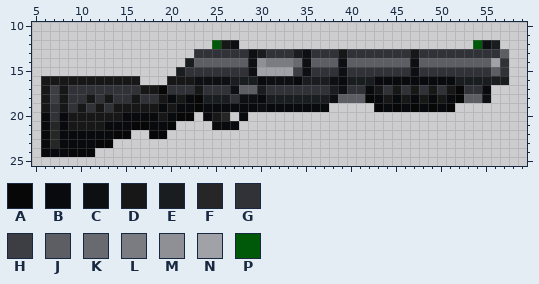
Pixel-art sprite, stored at Resources/Textures/_Sunrise/Objects/Weapons/Guns/Shotguns/paladin-12/big.rsi/icon.png. Above is the file before it was changed.
The file is 64x32 pixels. Colours within 5 levels of each other are drawn and written as one. Shown: x 5..59, y 10..25.
Palette (. is transparent): A #070707  B #090a0d  C #0d0f13  D #171717  E #1a1d20  F #262626  G #303238  H #3d3e44  J #5c5e64  K #686a70  L #7a7c82  M #8f9096  N #a1a2a8  P #005908
Pixels before, first column x 6:
12 ...................PDC..........................PCE.
13 .................GGGGGGCEGGGECGGGDGGGGGGGDGGGGGGGGGJ
14 ................EJJJJJJCMLLLKCJJJCJJJJJJJCJJJJJJJJNG
15 ...............EGGGGGGGCNNNNHCGGGCGGGGGGGCGGGGGGGGJG
16 DDDDDDDDDDD...DDDCCCCEEEBCCCBEEECBEEEBBBBBBBBBEEEEEE
17 DHDGGGGGGGGDDAGGGDGGGCJJEGGGGGGGECGGBDGDGDGDGDAGGB..
18 DHDGGDGDGGDGGDBDBAEEEGCCBEEEEEEECJJJABDBDBDBDBAJJC..
19 DGDGDGDGDDDDDBDBBABBBBBBCBBBBBBB.....ABABABABA......
20 BGBDDDDDDBBBBDBAA.BDF.B.............................
21 BFBDDDDBBBAABBA....BBB..............................
22 BFBBBBBBAA..AA......................................
23 BFBBBBAA............................................
24 BBBAAA..............................................
And afterwards:
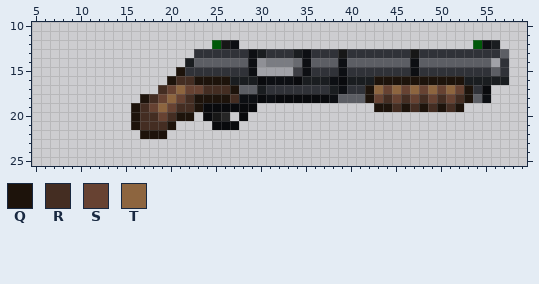
Colours new in this view: Q #1d130b  R #442d22  S #674232  T #8d653f
The edit:
Changed rows in their new state; - is an unchanged pixel.
first column x 6:
15 ---------------Q--------------------------------
16 ...........---QRRQQQQ----------------QQQQQQQQQQ-
17 .............RSTSSRRRQ--------------QTSTSTSTSTSQ
18 ...........QRSTSRQQQQR---CBBBBBB----QSRSRSRSRSRQ
19 ..........QRSTSRRQ------........-----QQRQRQRQRQ-
20 ..........QRRSRQQ-------------------------------
21 ..........QRRRQ---------------------------------
22 ..........-QQQ----------------------------------
23 ........----------------------------------------
24 ......------------------------------------------
Pixel boxes of the changes (left, top, right, bottom) in both pictures:
changed: (41, 67, 329, 157)
changed: (365, 76, 473, 112)
